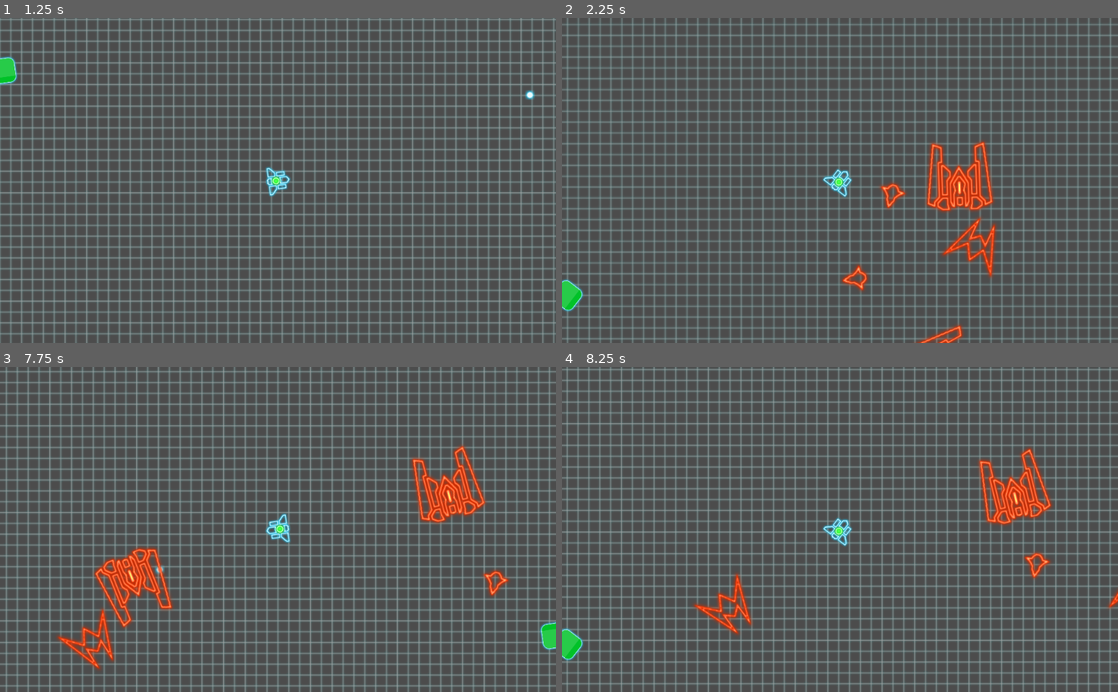
Above: before the commit, frames 1-4 (two rows, left to right).
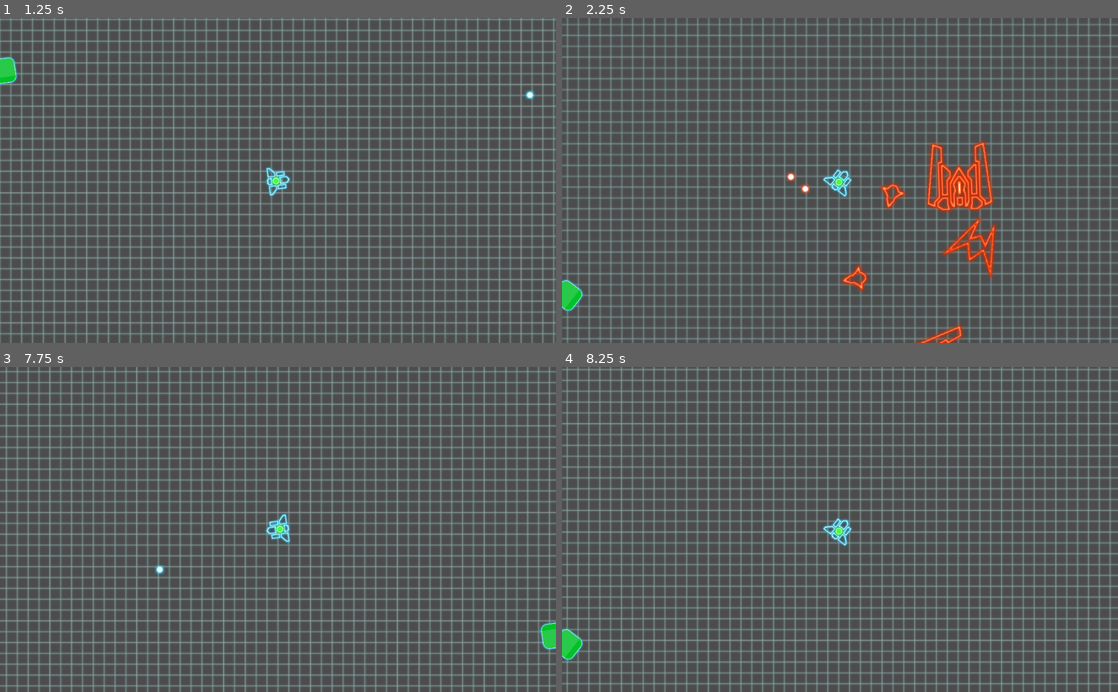
Above: after the commit, the same moments.

Repository: lowa1234/1864246_jpbourassa_final
Game: Godot game, scene res://Scenes/Zone 1.tscn
Two runs of this game, one before a commit and one after it. Both use one fixed random seed, a clock stepped at 60 frames per second and the inputs below.
Inputs (mouse positions are in pixels of both pictures, inside the frame that each line leads up to):
- Up to frame 1 (1.25 s): tap Enter (ui_accept) at 0.5, 0.77 s; move the mouse to (400, 164) at 0.52 s; hold Right (ui_right) from 0.53 s (still down)
- Up to frame 2 (2.25 s): move the mouse to (728, 196) at 1.27 s; release Right (ui_right) at 1.28 s; hold Down (ui_down) 1.28-2.03 s; tap Enter (ui_accept) at 1.52 s; move the mouse to (895, 109) at 2.02 s; hold Right (ui_right) from 2.03 s (still down)
- Up to frame 3 (7.75 s): move the mouse to (250, 594) at 2.77 s; release Right (ui_right) at 2.78 s; hold Up (ui_up) 2.78-3.53 s; tap Enter (ui_accept) at 3.02, 3.77, 4.52, 6.02, 6.77, 7.52 s; move the mouse to (444, 578) at 3.52 s; hold Left (ui_left) 3.53-5.03 s; move the mouse to (111, 480) at 4.27 s; move the mouse to (305, 529) at 5.02 s; hold Down (ui_down) 5.03-5.78 s; move the mouse to (194, 448) at 5.77 s; hold Right (ui_right) 5.78-6.53 s; move the mouse to (400, 513) at 6.52 s; hold Up (ui_up) 6.53-7.28 s; move the mouse to (166, 545) at 7.27 s; hold Right (ui_right) from 7.28 s (still down)
- Up to frame 4 (8.25 s): move the mouse to (895, 458) at 8.02 s; release Right (ui_right) at 8.03 s; hold Down (ui_down) from 8.03 s (still down)

Frame 1 is identical in both runs. In frame 2, less than 0.1% of the frame differs, in the area x 40-54%, y 47-77%; in frame 3, 4.4%, in the area x 10-92%, y 24-94%; in frame 4, 2.7%.

Commit message:
Ajout balle ennemi

Diff:
--- a/Scenes/Autre.tscn
+++ b/Scenes/Autre.tscn
@@ -1,10 +1,12 @@
-[gd_scene load_steps=3 format=2]
+[gd_scene load_steps=4 format=2]
 
 [ext_resource path="res://Assets/Art Pack/Enemy_2_Neon.png" type="Texture" id=1]
 [ext_resource path="res://Scripts/Autre.gd" type="Script" id=2]
+[ext_resource path="res://Scenes/EnemyBullet.tscn" type="PackedScene" id=3]
 
 [node name="Autre" type="KinematicBody2D"]
 script = ExtResource( 2 )
+enemy_bullet = ExtResource( 3 )
 
 [node name="Sprite" type="Sprite" parent="."]
 texture = ExtResource( 1 )
@@ -26,5 +28,10 @@
 position = Vector2( -0.444557, -0.114716 )
 scale = Vector2( 1.06698, 1.06156 )
 polygon = PoolVector2Array( -49.1021, -46.5874, -16.2701, -10.6686, -0.275055, -36.7659, 15.4394, -10.6686, 47.4296, -45.1843, 15.1588, 44.6126, 14.0363, 7.01015, 0.286179, 17.9541, -13.7446, 7.29076, -13.7446, 44.8932 )
+
+[node name="Tire" type="Timer" parent="."]
+wait_time = 2.0
+autostart = true
 [connection signal="viewport_entered" from="VisibilityNotifier2D" to="." method="_on_VisibilityNotifier2D_viewport_entered"]
 [connection signal="body_entered" from="Area2D" to="." method="_on_Area2D_body_entered"]
+[connection signal="timeout" from="Tire" to="." method="_on_Tire_timeout"]
--- a/Scenes/BalleEnnemi.tscn
+++ b/Scenes/EnemyBullet.tscn
@@ -1,12 +1,12 @@
 [gd_scene load_steps=4 format=2]
 
-[ext_resource path="res://Scripts/BalleEnnemi.gd" type="Script" id=1]
+[ext_resource path="res://Scripts/EnemyBullet.gd" type="Script" id=1]
 [ext_resource path="res://Assets/Art Pack/Enemy_Bullet.png" type="Texture" id=2]
 
 [sub_resource type="CircleShape2D" id=1]
 radius = 7.65765
 
-[node name="BalleEnnemi" type="KinematicBody2D"]
+[node name="EnemyBullet" type="KinematicBody2D"]
 script = ExtResource( 1 )
 
 [node name="Sprite" type="Sprite" parent="."]
--- a/Scenes/Petit.tscn
+++ b/Scenes/Petit.tscn
@@ -1,12 +1,15 @@
-[gd_scene load_steps=3 format=2]
+[gd_scene load_steps=4 format=2]
 
 [ext_resource path="res://Assets/Art Pack/Enemy_1_Neon.png" type="Texture" id=1]
 [ext_resource path="res://Scripts/Petit.gd" type="Script" id=2]
+[ext_resource path="res://Scenes/EnemyBullet.tscn" type="PackedScene" id=3]
 
 [node name="Petit" type="KinematicBody2D"]
 script = ExtResource( 2 )
+enemy_bullet = ExtResource( 3 )
 
 [node name="Sprite" type="Sprite" parent="."]
+position = Vector2( 0, -0.314981 )
 texture = ExtResource( 1 )
 
 [node name="CollisionPolygon2D" type="CollisionPolygon2D" parent="."]
@@ -18,7 +21,7 @@
 [node name="VisibilityNotifier2D" type="VisibilityNotifier2D" parent="."]
 
 [node name="Canon" type="Position2D" parent="."]
-position = Vector2( -0.503876, -24.8998 )
+position = Vector2( -0.346382, -30.097 )
 
 [node name="Area2D" type="Area2D" parent="."]
 
@@ -26,5 +29,10 @@
 position = Vector2( 0.157618, -0.0774221 )
 scale = Vector2( 1.06271, 1.07625 )
 polygon = PoolVector2Array( -21.5208, 8.63243, -10.9023, -0.334373, -8.77854, -3.8739, -7.5987, -11.4249, -0.519638, -2 …(190 unchanged characters)…
+
+[node name="Tire" type="Timer" parent="."]
+wait_time = 2.0
+autostart = true
 [connection signal="viewport_entered" from="VisibilityNotifier2D" to="." method="_on_VisibilityNotifier2D_viewport_entered"]
 [connection signal="body_entered" from="Area2D" to="." method="_on_Area2D_body_entered"]
+[connection signal="timeout" from="Tire" to="." method="_on_Tire_timeout"]
--- a/Scenes/Player.tscn
+++ b/Scenes/Player.tscn
@@ -1,7 +1,7 @@
 [gd_scene load_steps=7 format=2]
 
 [ext_resource path="res://scripts/Player.gd" type="Script" id=1]
-[ext_resource path="res://scenes/Balle.tscn" type="PackedScene" id=2]
+[ext_resource path="res://Scenes/Balle.tscn" type="PackedScene" id=2]
 [ext_resource path="res://Assets/Art Pack/Player_Attack.png" type="Texture" id=3]
 [ext_resource path="res://Scenes/UI.tscn" type="PackedScene" id=4]
 [ext_resource path="res://Assets/shoot.wav" type="AudioStream" id=5]
--- a/Scripts/Autre.gd
+++ b/Scripts/Autre.gd
@@ -1,8 +1,11 @@
 extends KinematicBody2D
 
 export var hp = 2
+export (PackedScene) var enemy_bullet
 
 onready var player = get_tree().current_scene.find_node("Player")
+onready var canon = $Canon
+onready var tire = $Tire
 
 const MOVE_SPEED = 200
 
@@ -24,3 +27,16 @@
 		hp -= 1
 	if hp == 0:
 		queue_free()
+
+
+func _on_Tire_timeout():
+	var b1 = enemy_bullet.instance()
+	var b2 = enemy_bullet.instance()
+	var b3 = enemy_bullet.instance()
+	b1.creer(canon.global_position, rotation_degrees)
+	get_parent().add_child(b1)
+	b2.creer(canon.global_position, rotation_degrees + 10)
+	get_parent().add_child(b2)
+	b3.creer(canon.global_position, rotation_degrees - 10)
+	get_parent().add_child(b3)
+	tire.start()
--- a/Scripts/Gros.gd
+++ b/Scripts/Gros.gd
@@ -3,6 +3,7 @@
 export var hp = 3
 
 onready var player = get_tree().current_scene.find_node("Player")
+onready var canon = $Canon
 
 const MOVE_SPEED = 100
 
--- a/Scripts/Level.gd
+++ b/Scripts/Level.gd
@@ -6,6 +6,7 @@
 var autre = preload("res://scenes/Autre.tscn")
 
 export var saferadius = 200
+export var nb_ennemis = 5
 
 onready var player = get_tree().current_scene.find_node("Player")
 
@@ -18,7 +19,7 @@
 func _process(delta):
 	if get_child_count() == 0:
 		var avoid = player.position
-		for i in range(5):
+		for i in range(nb_ennemis):
 			var child
 			match randi() %3:
 				0: child = petit.instance()
--- a/Scripts/Petit.gd
+++ b/Scripts/Petit.gd
@@ -1,8 +1,11 @@
 extends KinematicBody2D
 
 export var hp = 1
+export (PackedScene) var enemy_bullet
 
 onready var player = get_tree().current_scene.find_node("Player")
+onready var canon = $Canon
+onready var tire = $Tire
 
 const MOVE_SPEED = 200
 
@@ -19,7 +22,15 @@
 	pass # Replace with function body.
 
 func _on_Area2D_body_entered(body):
+	print(body.name)
 	if "Balle" in body.name:
 		hp -= 1
 	if hp == 0:
 		queue_free()
+
+
+func _on_Tire_timeout():
+	var b = enemy_bullet.instance()
+	b.creer(canon.global_position, rotation)
+	get_parent().add_child(b)
+	tire.start()
Renamed: Scripts/BalleEnnemi.gd -> Scripts/EnemyBullet.gd
